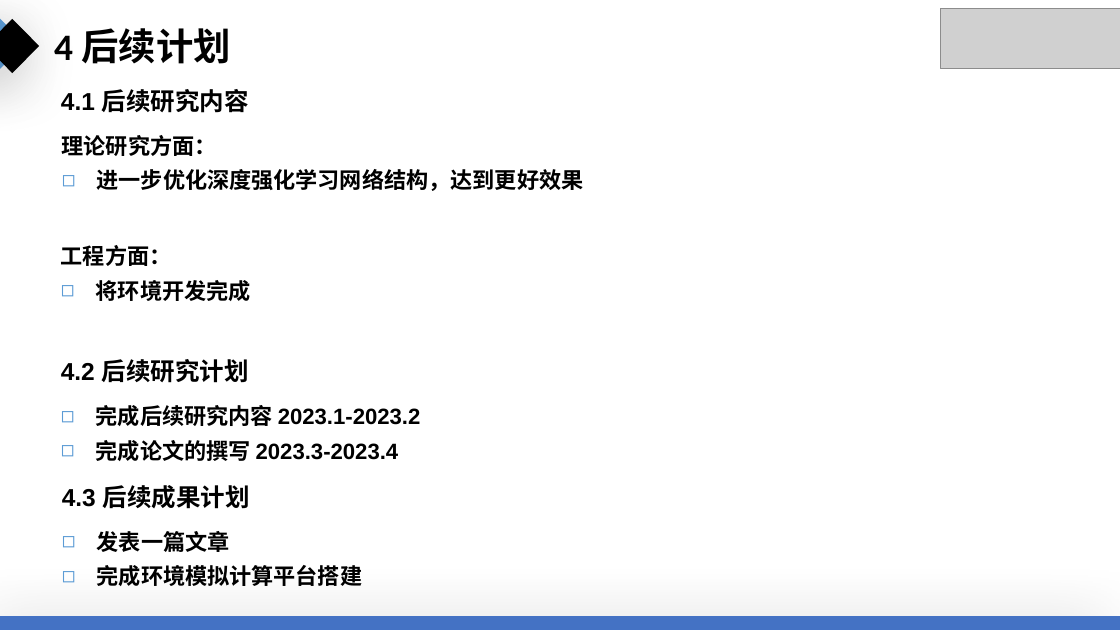
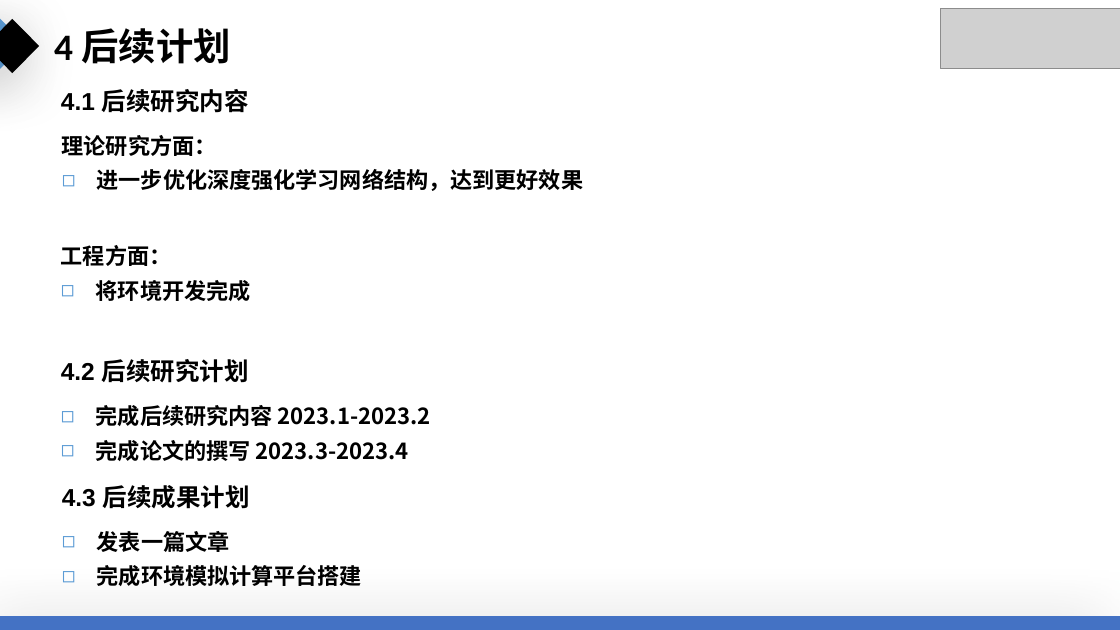
Before and after one commit to Dongboy111/bs-mid, a slide deck: slide 17 of docs/邵亚东.pptx. Drawn at 1120x630 pixels with LibreOffice and Linux fonts; fonts in the diff are those of the drawing; grey boxes stand for pictures. Boxes give left, top, right and bottom in pixels: in the first picture for what was removed or moved away, otherwise in the second. Text is boxed around its words. In the diff, an @@ line names an element or a change of style, - is before the commit and + after.

```diff
--- a/docs/邵亚东.pptx
+++ b/docs/邵亚东.pptx
@@ text "完成后续研究内容 2023.1-2023.2" at (x1=96, y1=405, x2=431, y2=461): font Arial to Noto Sans CJK SC @@
```
Also in this commit, not shown: 7 other slides changed, 2 slides added, 2 slides removed.
